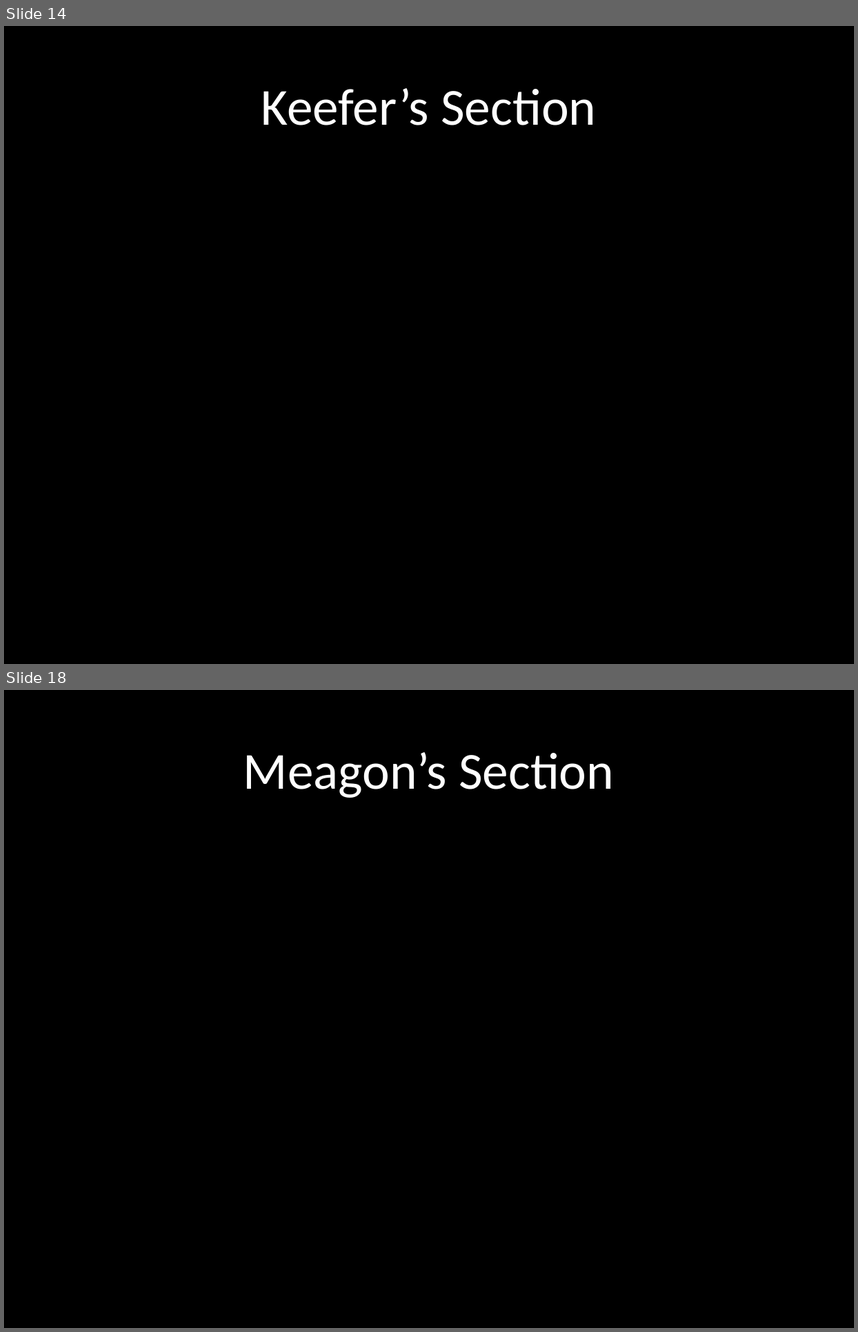
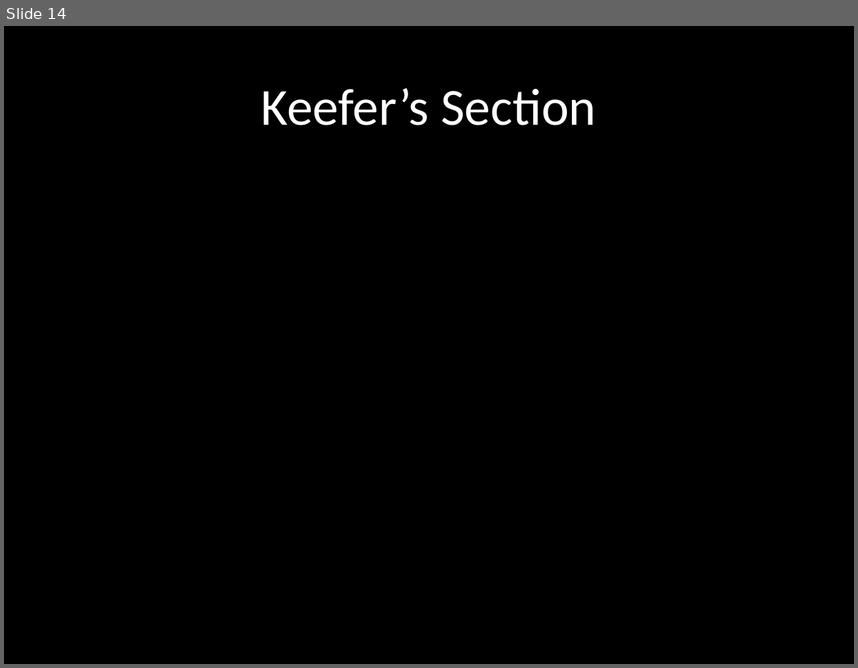
Before and after one commit to terrencepreilly/CPS410, a slide deck: final_presentation/Presentation.pptx. Shown one above the other, each under a label of ours: slides 14 and 18 before the commit, slide 14 after it; the slides between them are not shown. The pictures are 858x1332 and 858x668 pixels, drawn with LibreOffice and Linux fonts; fonts in the diff are those of the drawing. Boxes give left, top, right and bottom in pixels: in the first picture for what was removed or moved away, otherwise in the second. Text is boxed around its words. In the diff, an @@ line names an element or a change of style, - is before the commit and + after.

```diff
--- a/final_presentation/Presentation.pptx
+++ b/final_presentation/Presentation.pptx
@@ slide 18 removed at [4, 690, 854, 1328], background #000000 @@
@@ text removed at [243, 752, 614, 798] @@
-Meagon’s Section
```
Also in this commit, not shown: 4 slides added, 3 other slides removed, 1 other file.
